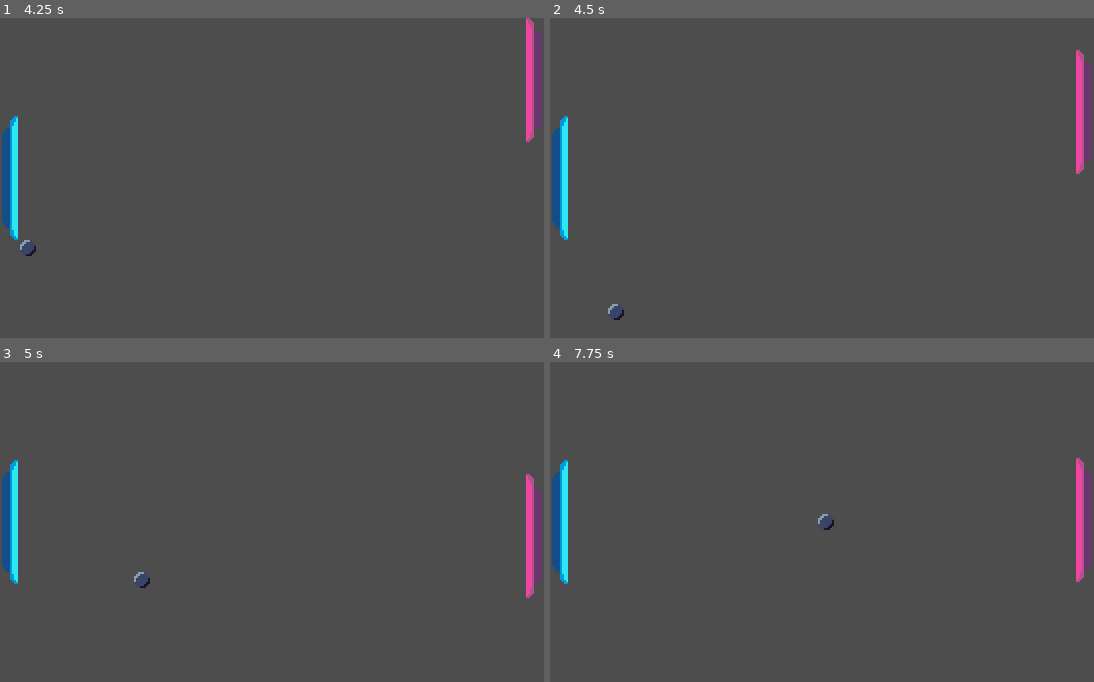
Above: before the commit, frames 1-4 (two rows, left to right).
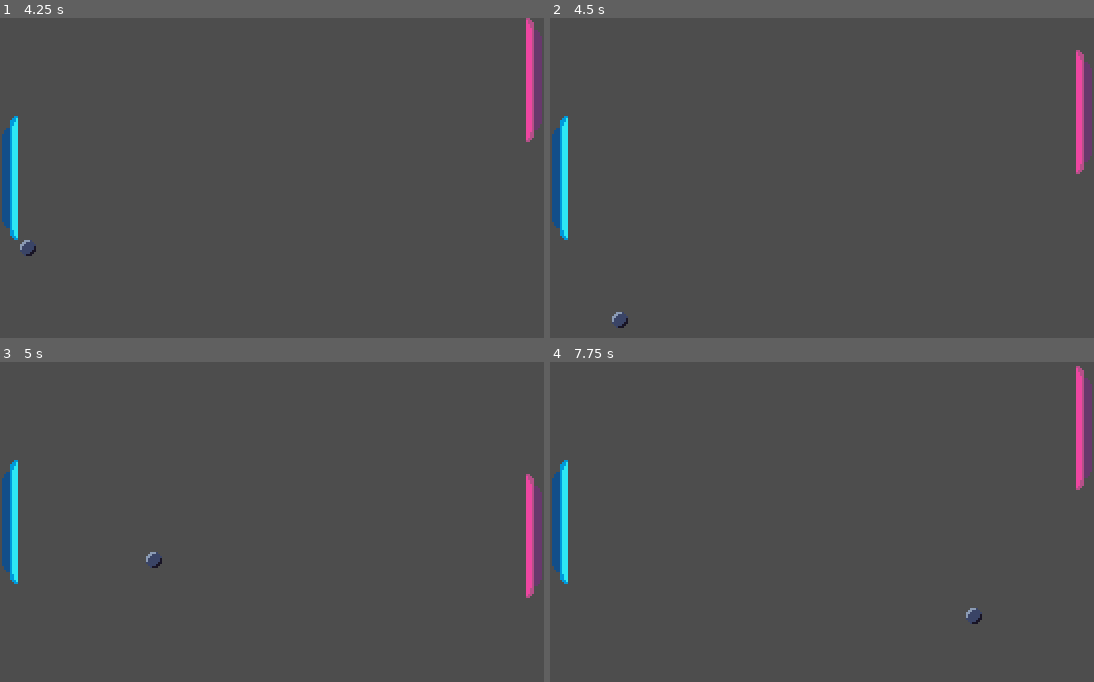
Above: after the commit, the same moments.

Repository: Alex-gb249/Ponging
Game: Godot game, scene res://scenes/menu.tscn
Two runs of this game, one before a commit and one after it. Both use one fixed random seed, a clock stepped at 60 frames per second and the inputs below.
Inputs (mouse positions are in pixels of both pictures, inside the frame that each line leads up to):
- Up to frame 1 (4.25 s): click "Start" at 0.5 s; move the mouse to (391, 162) at 1.27 s; hold Up (ui_up) 1.28-2.03 s; move the mouse to (163, 194) at 2.02 s; hold Down (ui_down) 2.03-2.78 s; move the mouse to (326, 107) at 2.77 s; hold Up (ui_up) from 2.78 s (still down); move the mouse to (244, 242) at 3.52 s
- Up to frame 2 (4.5 s): move the mouse to (985, 226) at 4.27 s; release Up (ui_up) at 4.28 s; hold Down (ui_down) from 4.28 s (still down)
- Up to frame 3 (5 s): keep holding Down (ui_down)
- Up to frame 4 (7.75 s): move the mouse to (658, 474) at 5.02 s; move the mouse to (849, 522) at 5.77 s; move the mouse to (740, 442) at 6.52 s; release Down (ui_down) at 6.53 s; hold Up (ui_up) from 6.53 s (still down); move the mouse to (941, 506) at 7.27 s

Frame 1 is identical in both runs. In frame 2, 0.2% of the frame differs, in the area x 10-15%, y 89-97%; in frame 3, 0.2%; in frame 4, 2.0%, in the area x 49-100%, y 1-82%.

Commit message:
Feat: Increase ball velocity to make it more dinamyc

Diff:
--- a/scripts/ball.gd
+++ b/scripts/ball.gd
@@ -1,19 +1,33 @@
 extends Area2D
 
-const SPEED = 150
+const BASE_SPEED = 150
+const SPEED_INCREASE = 15
+const MAX_SPEED = 350
+
 var velocity = Vector2.ZERO
+var current_speed: float = BASE_SPEED
+var last_paddle_hit: Node2D = null
 
 func _ready() -> void:
 	randomize()
 	_start_ball()
 
 func _start_ball() -> void:
+	current_speed = BASE_SPEED
+	last_paddle_hit = null
 	var angle = randf_range(-PI / 4, PI / 4)
 	var direction = -1 if randf() < 0.5 else 1
-	velocity = Vector2(cos(angle) * direction, sin(angle)).normalized() * SPEED
-	if abs(velocity.y) < 0.2:
-		velocity.y = 0.2 * sign(velocity.y) if velocity.y != 0 else 0.2
-		velocity = velocity.normalized() * SPEED
+	velocity = _make_velocity(angle, direction)
+
+func _make_velocity(angle: float, direction: int) -> Vector2:
+	var new_velocity = Vector2(cos(angle) * direction, sin(angle)).normalized() * current_speed
+	if abs(new_velocity.y) < 0.2:
+		new_velocity.y = 0.2 * sign(new_velocity.y) if new_velocity.y != 0 else 0.2
+		new_velocity = new_velocity.normalized() * current_speed
+	return new_velocity
+
+func _increase_speed() -> void:
+	current_speed = min(current_speed + SPEED_INCREASE, MAX_SPEED)
 
 func _get_paddle_hit_offset(body: Node2D) -> float:
 	if body.has_node("Size"):
@@ -31,11 +45,15 @@
 
 func _on_body_entered(body: Node2D) -> void:
 	if body.is_in_group("Players"):
+		if last_paddle_hit != null and last_paddle_hit != body:
+			_increase_speed()
+		last_paddle_hit = body
+
 		var hit_offset = _get_paddle_hit_offset(body)
 		var max_angle = PI / 3
 		var angle = hit_offset * max_angle
 		var x_dir = -sign(velocity.x)
-		velocity = Vector2(cos(angle) * x_dir, sin(angle)).normalized() * SPEED
+		velocity = _make_velocity(angle, x_dir)
 
 func _on_area_entered(area: Area2D) -> void:
 	if area.is_in_group("Walls"):
